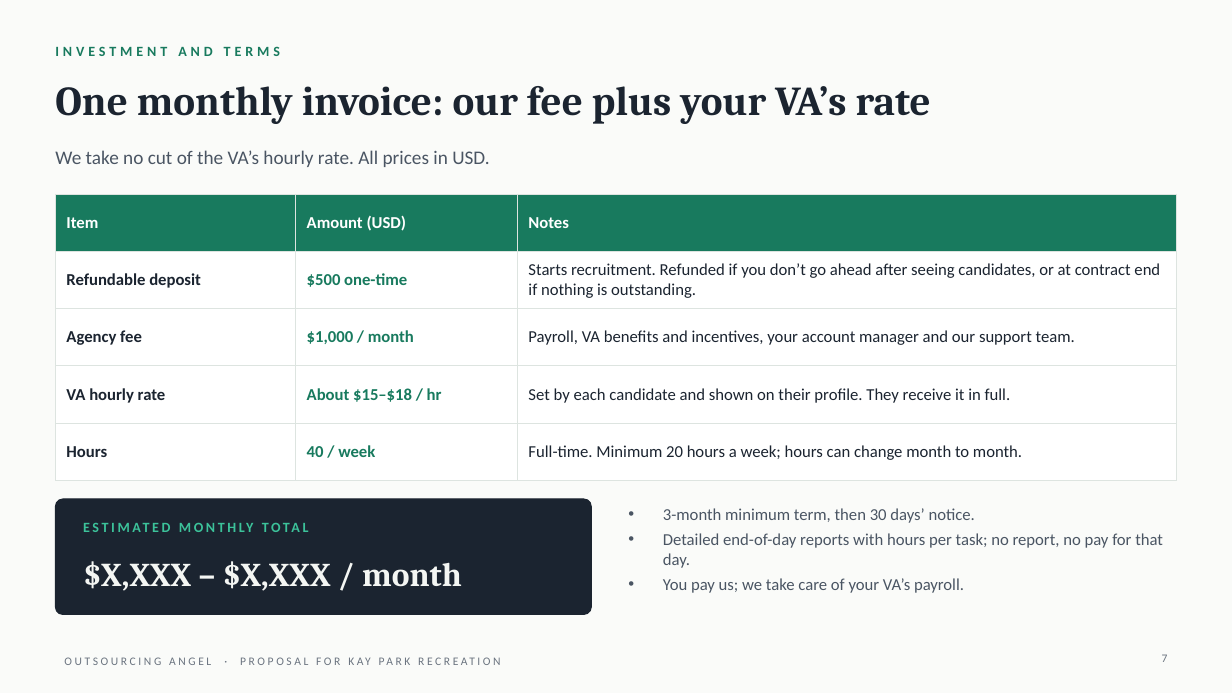
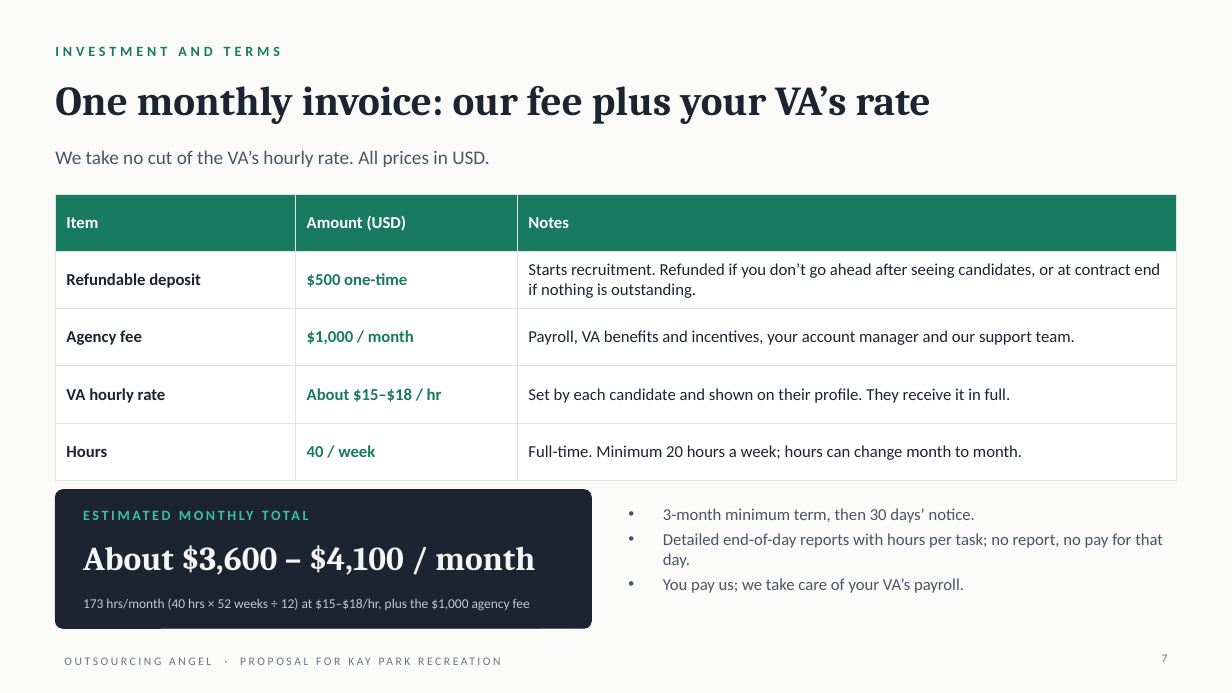
Before and after one commit to gail-gif/OA, a slide deck: slide 7 of Kay_Park_Recreation_Proposal.pptx. Drawn at 1232x693 pixels with LibreOffice and Linux fonts; fonts in the diff are those of the drawing. Boxes give left, top, right and bottom in pixels: in the first picture for what was removed or moved away, otherwise in the second. Text is boxed around its words. In the diff, an @@ line names an element or a change of style, - is before the commit and + after.

```diff
--- a/Kay_Park_Recreation_Proposal.pptx
+++ b/Kay_Park_Recreation_Proposal.pptx
@@ rounded rectangle: place and size @@
-rounded rectangle at [55,499,592,615]
+rounded rectangle at [55,490,592,628]
@@ rounded rectangle at [55,490,592,628]: proportions changed @@
@@ text "ESTIMATED MONTHLY TOTAL": place and size @@
-text "ESTIMATED MONTHLY TOTAL" at [83,513,564,541]
+text "ESTIMATED MONTHLY TOTAL" at [83,501,564,529]
@@ text at [83,545,535,575]: text changed @@
-$X,XXX – $X,XXX / month
+About $3,600 – $4,100 / month
@@ text added at [83,598,530,611], 10.5 pt, text #BFC9D3 @@
+173 hrs/month (40 hrs × 52 weeks ÷ 12) at $15–$18/hr, plus the $1,000 agency fee
```
Also in this commit, not shown: 1 other file.
